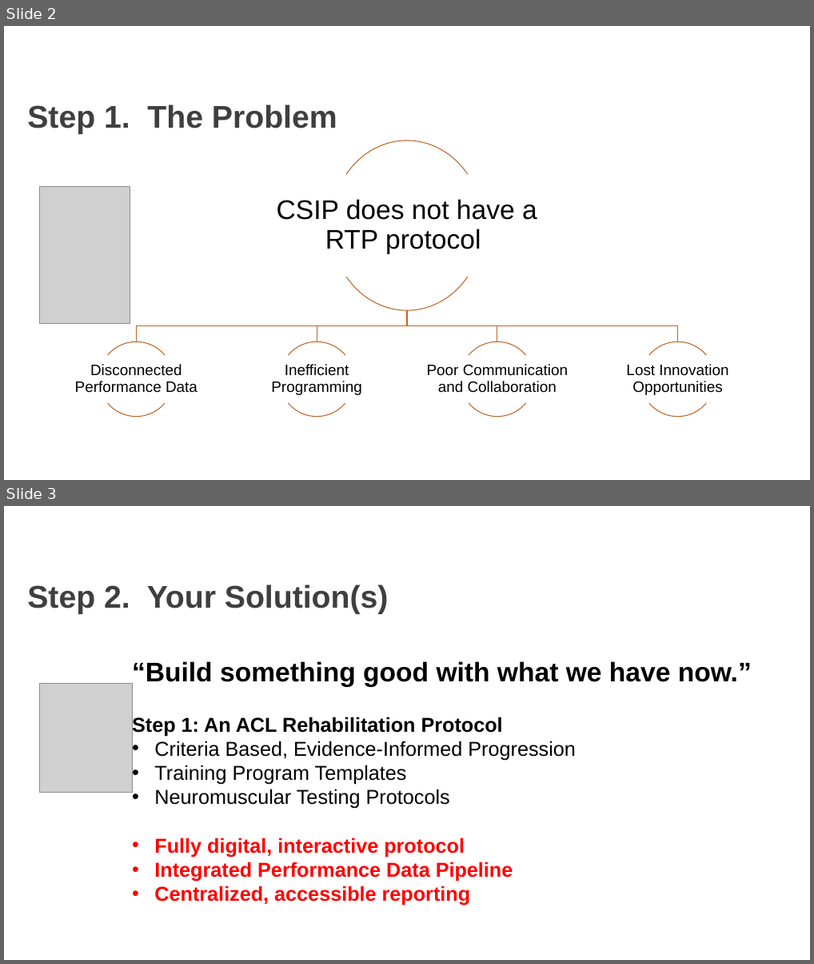
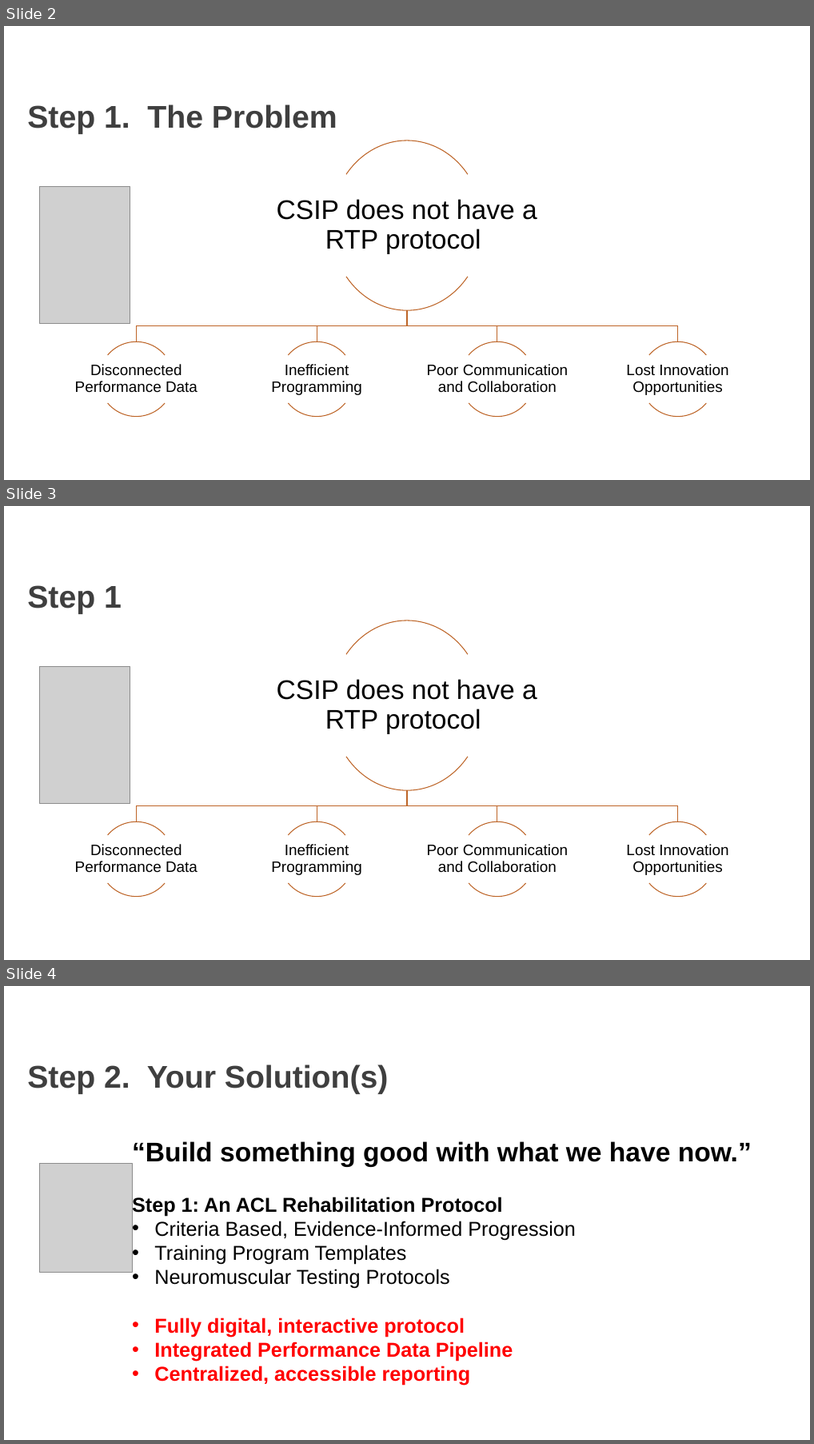
Before and after one commit to AKates717/CSI-Pacific-RTP, a slide deck: RTP Resources/RTP_Project_Pitch.pptx. Shown one above the other, each under a label of ours: slides 2 and 3 before the commit, slides 2, 3 and 4 after it. The pictures are 814x964 and 814x1444 pixels, drawn with LibreOffice and Linux fonts; fonts in the diff are those of the drawing; grey boxes stand for pictures; background and template pictures are left out. Boxes give left, top, right and bottom in pixels: in the first picture for what was removed or moved away, otherwise in the second. Text is boxed around its words. In the diff, an @@ line names an element or a change of style, - is before the commit and + after.

```diff
--- a/RTP Resources/RTP_Project_Pitch.pptx
+++ b/RTP Resources/RTP_Project_Pitch.pptx
@@ slide 3 added at [4, 506, 810, 960], background picture (left out) @@
@@ title added at [27, 585, 122, 614], 37.3 pt, text #3F3F3F, bold @@
+Step 1
@@ picture added at [40, 666, 130, 803] @@
@@ group added at [75, 620, 729, 896]: 10 arc (boxed as its full ellipse)s, 5 texts, 4 freeform shapes @@
+CSIP does not have a RTP protocol
+Disconnected Performance Data
+Inefficient Programming
+Poor Communication and Collaboration
+Lost Innovation Opportunities
@@ what was slide 3 is now slide 4 @@
```
Also in this commit, not shown: 33 other files.
